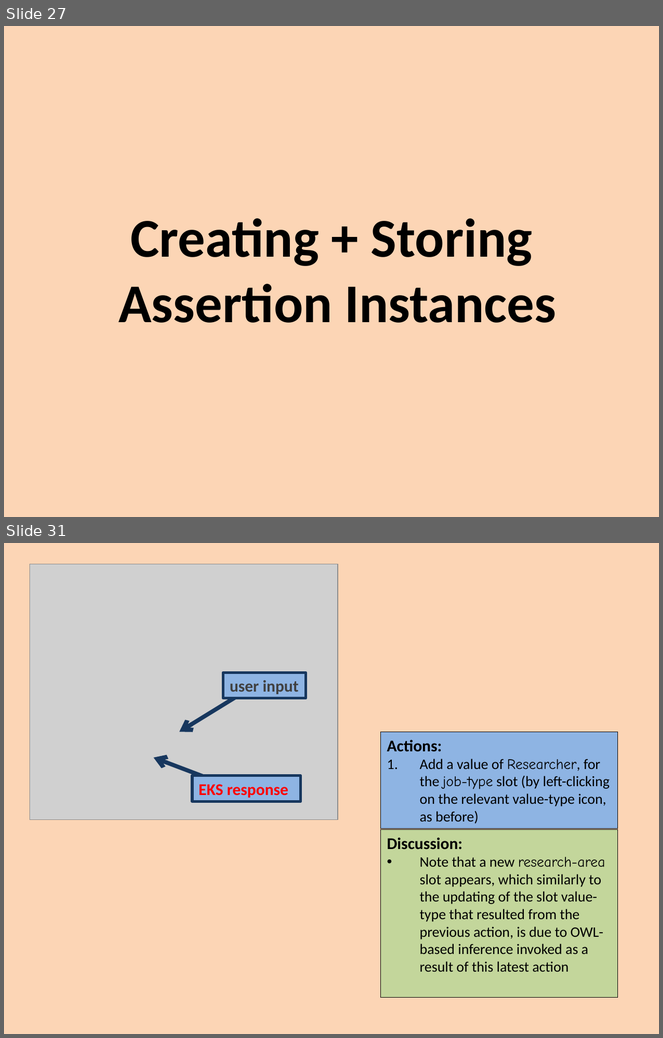
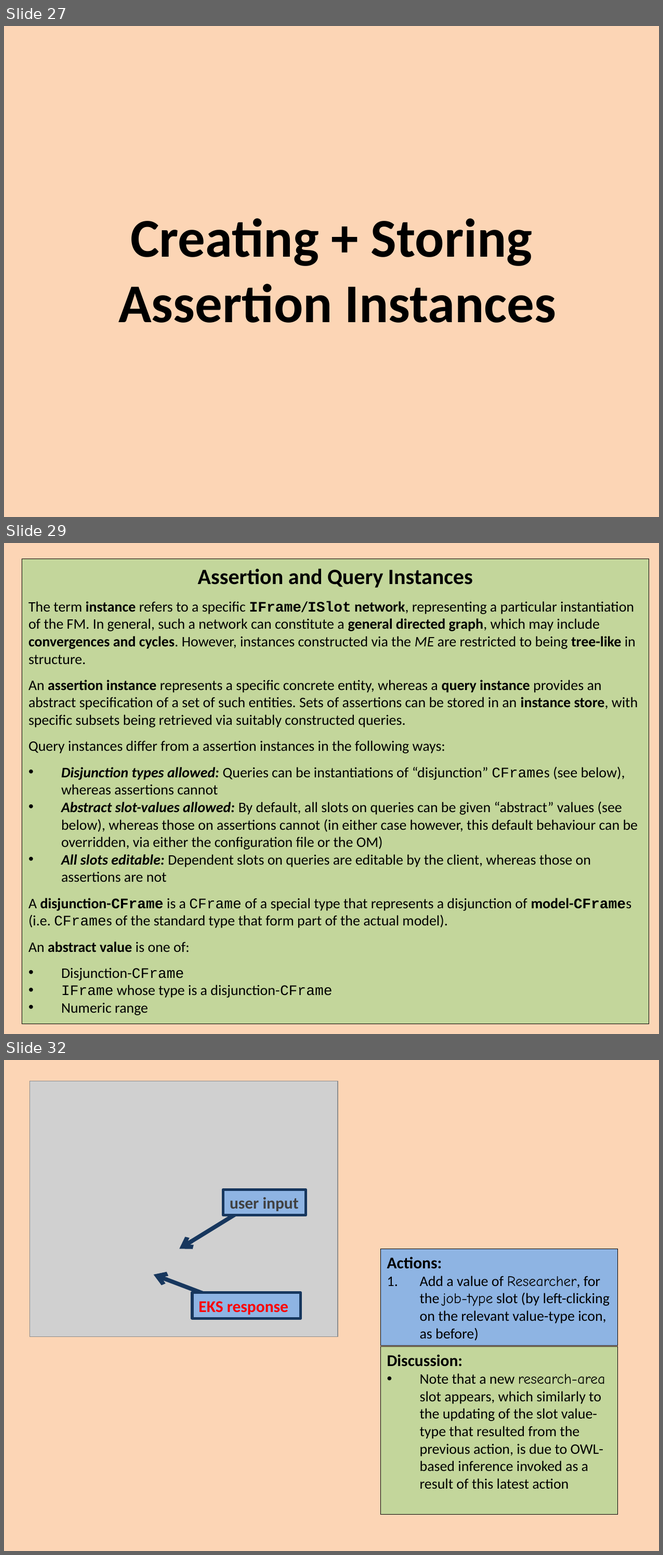
Before and after one commit to colin-puleston/mekon-hobo, a slide deck: docs/MEKON-HOBO Introductory Tutorial.pptx. Shown one above the other, each under a label of ours: slides 27 and 31 before the commit, slides 27, 29 and 32 after it; the slides between them are not shown. The pictures are 663x1038 and 663x1555 pixels, drawn with LibreOffice and Linux fonts; fonts in the diff are those of the drawing; grey boxes stand for pictures. Boxes give left, top, right and bottom in pixels: in the first picture for what was removed or moved away, otherwise in the second. Text is boxed around its words. In the diff, an @@ line names an element or a change of style, - is before the commit and + after.

```diff
--- a/docs/MEKON-HOBO Introductory Tutorial.pptx
+++ b/docs/MEKON-HOBO Introductory Tutorial.pptx
@@ slide 29 added at [4, 543, 659, 1034], background #FCD5B5 @@
@@ rectangle added at [22, 560, 649, 1025], fill #C3D69B, outline #000000 0.75 pt, 16 pt, text #000000 @@
+Assertion and Query Instances
+The term instance refers to a specific IFrame/ISlot network, representing a particular instantiation of the FM. In general, such a network can constitute a general directed graph, which may include convergences and cycles. However, instances constructed via the ME are restricted to being tree-like in structure.
+An assertion instance represents a specific concrete entity, whereas a query instance provides an abstract specification of a set of such entities. Sets of assertions can be stored in an instance store, with specific subsets being retrieved via suitably constructed queries.
+Query instances differ from a assertion instances in the following ways:
+• Disjunction types allowed: Queries can be instantiations of “disjunction” CFrames (see below), whereas assertions cannot
+• Abstract slot-values allowed: By default, all slots on queries can be given “abstract” values (see below), whereas those on assertions cannot (in either case however, this default behaviour can be overridden, via either the configuration file or the OM)
+• All slots editable: Dependent slots on queries are editable by the client, whereas those on assertions are not
+A disjunction-CFrame is a CFrame of a special type that represents a disjunction of model-CFrames (i.e. CFrames of the standard type that form part of the actual model).
+An abstract value is one of:
+• Disjunction-CFrame
+• IFrame whose type is a disjunction-CFrame
+• Numeric range
@@ what was slide 31 is now slide 32 @@
```
Also in this commit, not shown: 8 slides changed, 8 other slides added, 6 slides removed.
